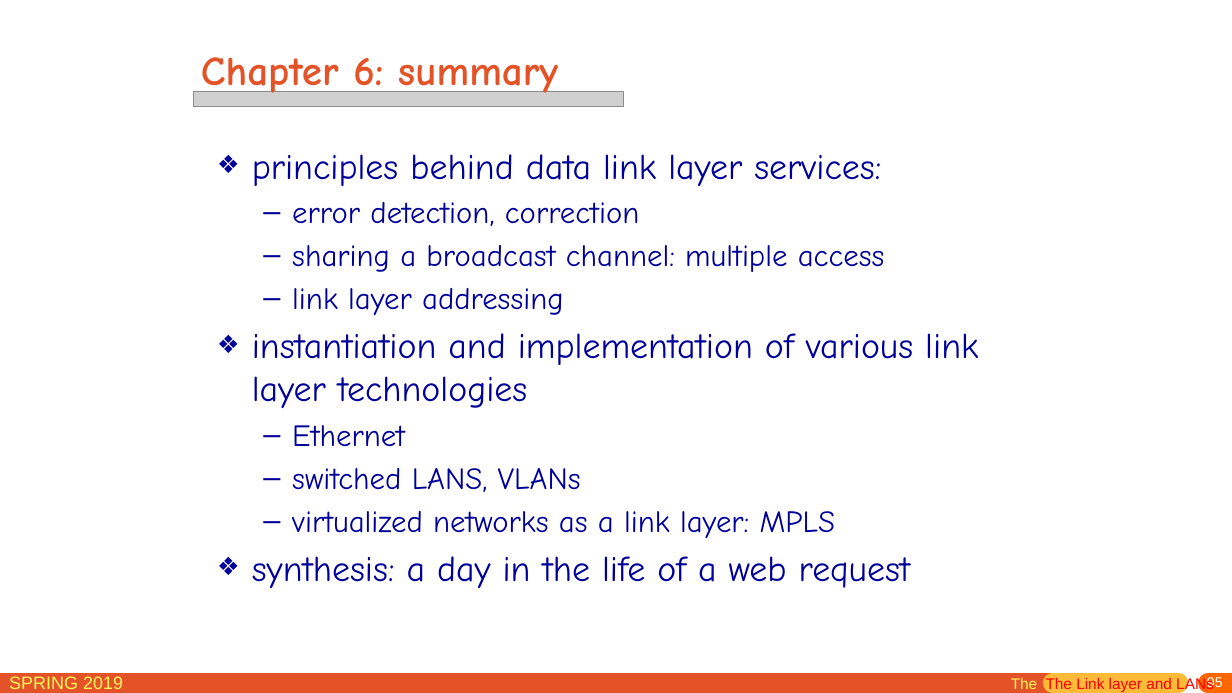
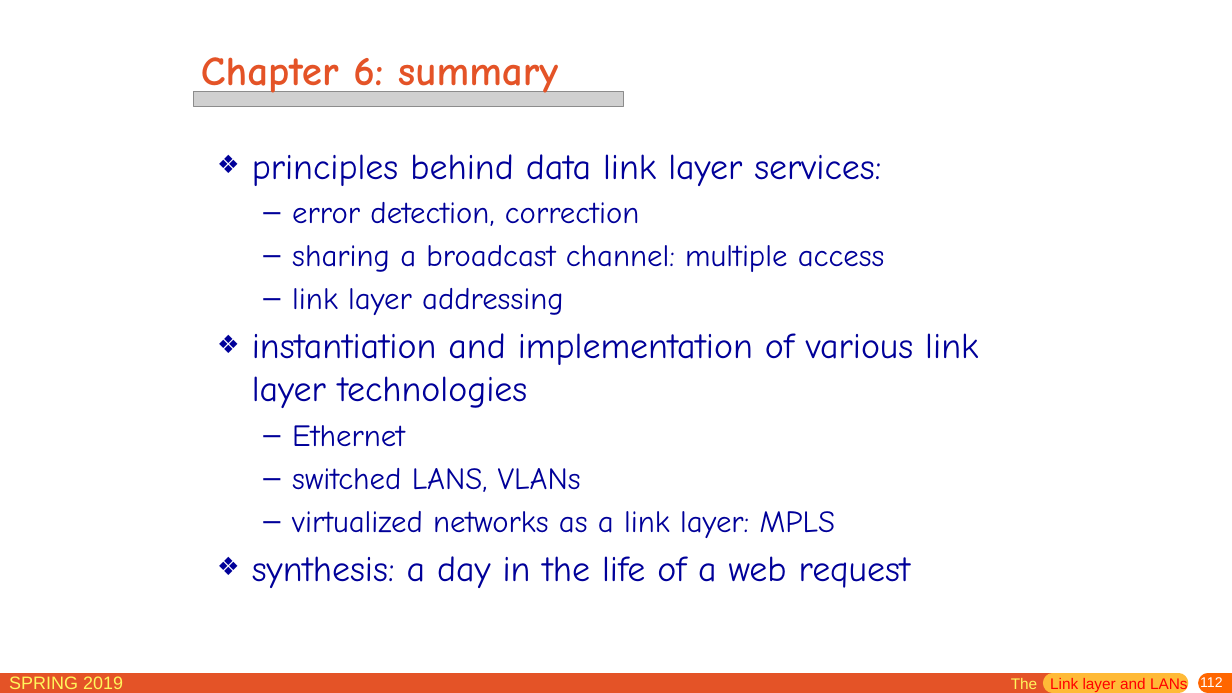
Before and after one commit to jichenghu/PPT_networkDistributed, a slide deck: slide 112 of chapter6.pptx (slide 95 before the commit). Drawn at 1232x693 pixels with LibreOffice and Linux fonts; fonts in the diff are those of the drawing; grey boxes stand for pictures. Boxes give left, top, right and bottom in pixels: in the first picture for what was removed or moved away, otherwise in the second. Text is boxed around its words. In the diff, an @@ line names an element or a change of style, - is before the commit and + after.

```diff
--- a/chapter6.pptx
+++ b/chapter6.pptx
@@ text at (1011,676,1188,692): text changed @@
-The The Link layer and LANs
+The Link layer and LANs
@@ page number at (1200,676,1223,691): text changed @@
-95
+112
```
Also in this commit, not shown: 13 other slides changed, 17 slides added.
